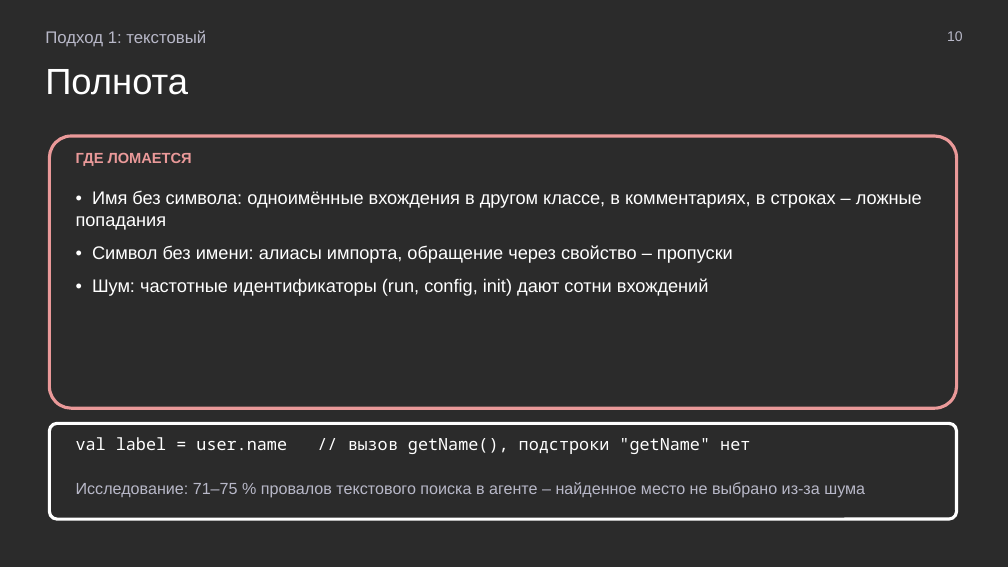
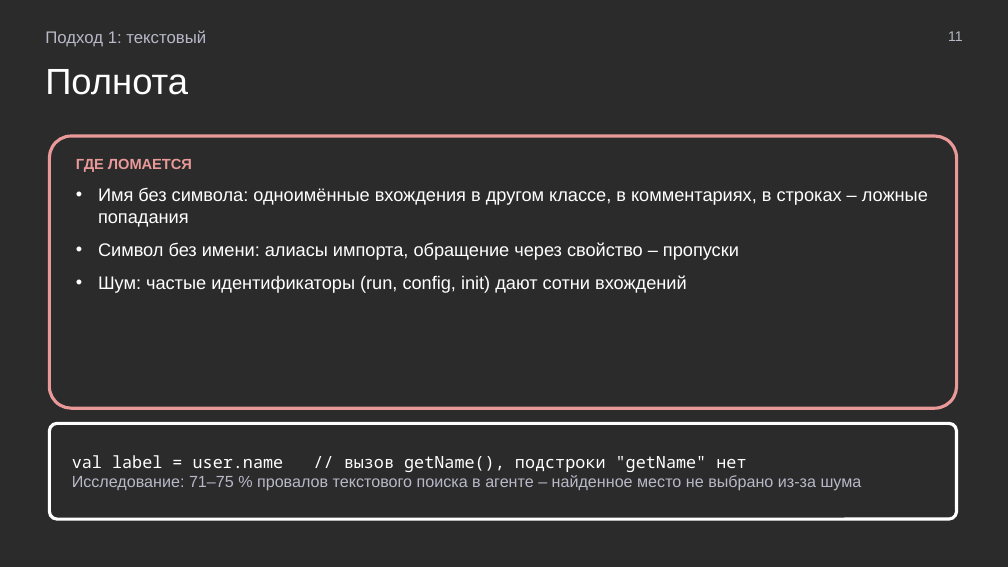
Before and after one commit to MchKosticyn/ide-refactoring-in-ai-agents, a slide deck: slide 11 of Доклад_ Рефакторинг в ИИ-агентах.pptx (slide 10 before the commit). Drawn at 1008x567 pixels with LibreOffice and Linux fonts; fonts in the diff are those of the drawing; background and template pictures are left out; a plain dark background stands for a picture behind light text. Boxes give left, top, right and bottom in pixels: in the first picture for what was removed or moved away, otherwise in the second. Text is boxed around its words. In the diff, an @@ line names an element or a change of style, - is before the commit and + after.

Commit message:
Text inside shapes, native bullets, plan slide progressive disclosure, neutral result aspects

```diff
--- a/Доклад_ Рефакторинг в ИИ-агентах.pptx
+++ b/Доклад_ Рефакторинг в ИИ-агентах.pptx
@@ text at <box>948,31,962,41</box>: text changed @@
-10
+11
@@ text in rounded rectangle at <box>76,158,928,293</box>: text added @@
+ГДЕ ЛОМАЕТСЯ
+• Имя без символа: одноимённые вхождения в другом классе, в комментариях, в строках – ложные попадания
+• Символ без имени: алиасы импорта, обращение через свойство – пропуски
+• Шум: частые идентификаторы (run, config, init) дают сотни вхождений
@@ text removed at <box>76,152,192,166</box> @@
-ГДЕ ЛОМАЕТСЯ
@@ text removed at <box>76,190,922,296</box> @@
-• Имя без символа: одноимённые вхождения в другом классе, в комментариях, в строках – ложные попадания
-• Символ без имени: алиасы импорта, обращение через свойство – пропуски
-• Шум: частотные идентификаторы (run, config, init) дают сотни вхождений
@@ rounded rectangle "val label = user.name // ...": place and size @@
-rounded rectangle "val label = user.name // ..." at <box>76,482,865,498</box>
+rounded rectangle "val label = user.name // ..." at <box>49,423,957,519</box>
@@ rounded rectangle "val label = user.name // ..." at <box>49,423,957,519</box>: vertical alignment top to middle; outline none to #FFFFFF 2.25 pt @@
@@ rounded rectangle removed at <box>49,423,957,519</box> @@
@@ text removed at <box>76,437,750,454</box> @@
-val label = user.name // вызов getName(), подстроки "getName" нет
@@ text in rounded rectangle at <box>72,455,746,472</box>: paragraph added @@
+val label = user.name // вызов getName(), подстроки "getName" нет
```
Also in this commit, not shown: 31 other slides changed, 1 slide added, 1 other file.
